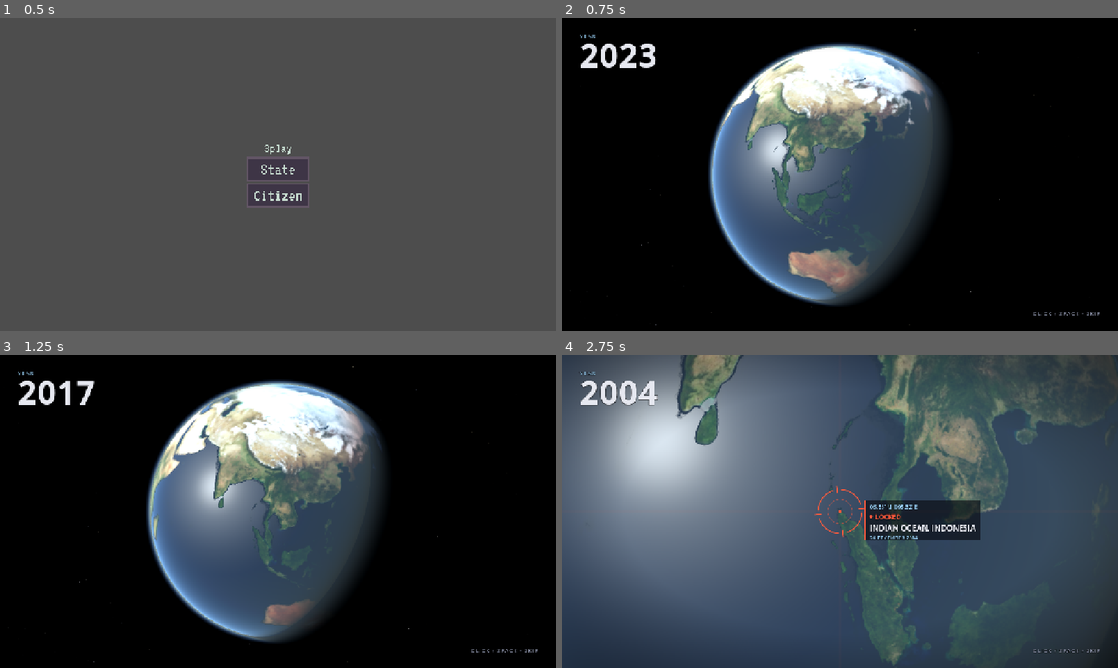
Above: before the commit, frames 1-4 (two rows, left to right).
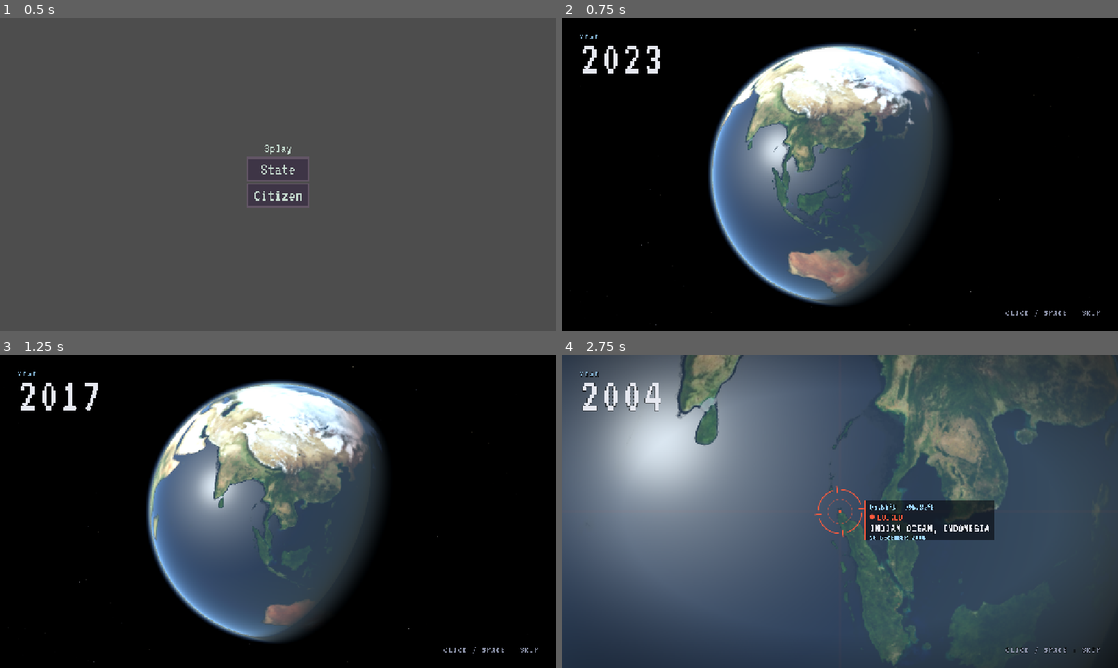
Above: after the commit, the same moments.

Repository: memoksin/3play
Game: Godot game, scene res://scenes/main.tscn
Same seed, same stepped clock (60 frames per second), same inputs: the game is played once before the commit and once after it.
Inputs (mouse positions are in pixels of both pictures, inside the frame that each line leads up to):
- Up to frame 1 (0.5 s): no input
- Up to frame 2 (0.75 s): click "State" at 0.5 s
- Up to frame 3 (1.25 s): no input
- Up to frame 4 (2.75 s): tap Enter at 1.25 s; move the mouse to (962, 495) at 1.27 s; click (962, 495) at 1.42 s; tap Space at 1.52, 2.27 s; move the mouse to (728, 527) at 2.02 s; click (728, 527) at 2.17 s

Frame 1 is identical in both runs. In frame 2, 0.8% of the frame differs, in the area x 3-97%, y 5-96%; in frame 3, 0.7%; in frame 4, 1.9%.

Commit message:
feat(globe): HUD uses the project theme font (VT323), sizes retuned

Diff:
--- a/scenes/globe.gd
+++ b/scenes/globe.gd
@@ -28,13 +28,13 @@
 const SHADOW := Color(0, 0, 0, 0.35)
 ## All HUD font sizes (px at 1280x720). Swap the font later, not these call sites.
 const FONT_SIZE := {
-	year = 72,
-	year_small = 12,
-	skip = 12,
-	coord = 13,
-	locked = 15,
-	place = 18,
-	date = 12,
+	year = 112,
+	year_small = 20,
+	skip = 20,
+	coord = 22,
+	locked = 24,
+	place = 30,
+	date = 20,
 }
 
 ## Debug: freeze the timeline (screenshots). Use seek() to move it.
@@ -207,21 +207,24 @@
 
 
 func _setup_labels() -> void:
-	_font_mono = ThemeDB.fallback_font
+	_font_mono = _hud_font()
 	_font_bold = FontVariation.new()
-	_font_bold.base_font = ThemeDB.fallback_font
-	_font_bold.variation_embolden = 0.6
+	_font_bold.base_font = _font_mono
 	_year_small.label_settings = _label_settings(FONT_SIZE.year_small, BLUE * Color(1, 1, 1, 0.8), 0.2, false)
 	_year.label_settings = _label_settings(FONT_SIZE.year, WHITE, 0.04, true)
 	_skip.label_settings = _label_settings(FONT_SIZE.skip, DIM, 0.14, false)
 
 
+# The UI font from the project theme (Irem, #13); one weight, no fake bold.
+func _hud_font() -> Font:
+	var theme := ThemeDB.get_project_theme()
+	return theme.default_font if theme and theme.default_font else ThemeDB.fallback_font
+
+
 func _label_settings(px: int, color: Color, spacing_em: float, bold: bool) -> LabelSettings:
 	var font := FontVariation.new()
-	font.base_font = ThemeDB.fallback_font
+	font.base_font = _hud_font()
 	font.spacing_glyph = roundi(px * spacing_em)
-	if bold:
-		font.variation_embolden = 0.6
 	var ls := LabelSettings.new()
 	ls.font = font
 	ls.font_size = px
